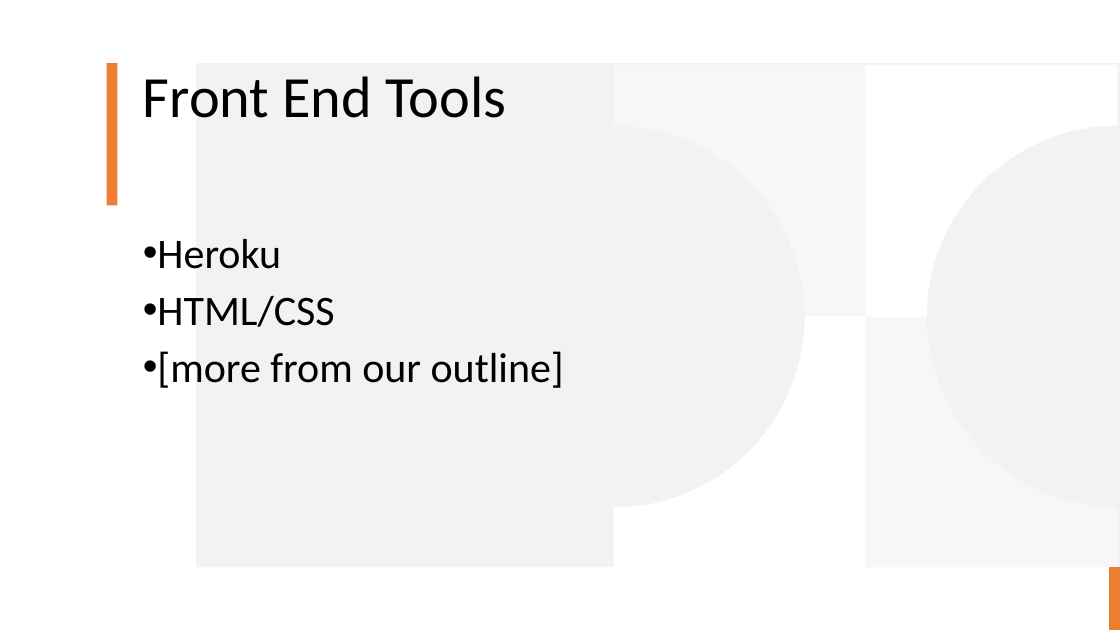
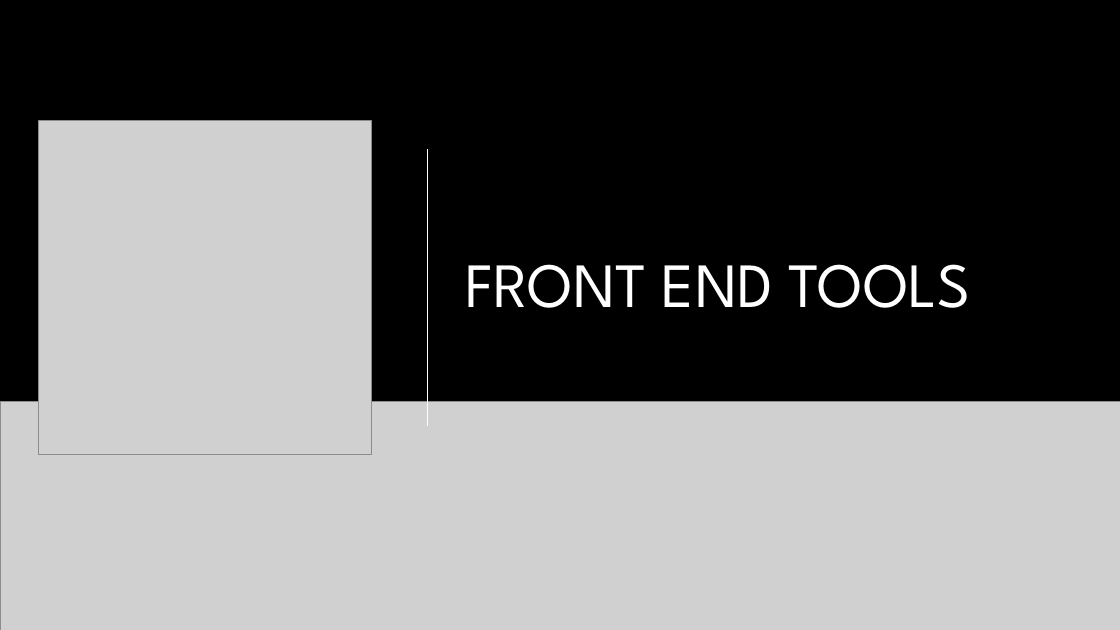
Before and after one commit to rodu4835/Heroku_App_Deployment, a slide deck: slide 3 of CSPB 3308 - Presentation PPT.pptx (slide 2 before the commit). Drawn at 1120x630 pixels with LibreOffice and Linux fonts; fonts in the diff are those of the drawing; grey boxes stand for pictures; background and template pictures are left out. Boxes give left, top, right and bottom in pixels: in the first picture for what was removed or moved away, otherwise in the second. Text is boxed around its words. In the diff, an @@ line names an element or a change of style, - is before the commit and + after.

```diff
--- a/CSPB 3308 - Presentation PPT.pptx
+++ b/CSPB 3308 - Presentation PPT.pptx
@@ background #FFFFFF to #000000 @@
@@ rectangle removed at [107, 63, 118, 206] @@
@@ rectangle removed at [196, 63, 1120, 567] @@
@@ title "FRONT END TOOLS" at [466, 264, 971, 308]: vertical alignment top to middle @@
@@ freeform shape removed at [614, 65, 866, 317] @@
@@ freeform shape removed at [866, 65, 1118, 317] @@
@@ picture added at [38, 121, 371, 455] @@
@@ line added from (428, 149) to (428, 426), #FFFFFF 1.25 pt @@
@@ subtitle removed at [157, 239, 564, 388] @@
-• Heroku
-• HTML/CSS
-• [more from our outline]
@@ title at [466, 264, 971, 308]: text changed; size 50 to 54 pt; font Calibri to League Spartan; text colour #000000 to #FFFFFF @@
-Front End Tools
+FRONT END TOOLS
@@ freeform shape removed at [614, 316, 866, 568] @@
@@ freeform shape removed at [866, 316, 1118, 568] @@
@@ picture added at [0, 402, 1120, 630] @@
@@ rectangle removed at [1109, 567, 1120, 630] @@
```
Also in this commit, not shown: 3 other slides changed, 11 slides added, 2 slides removed, 2 other files.
